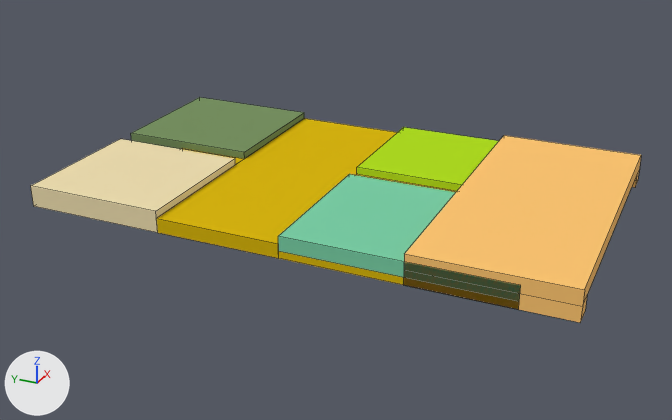
An edit to the Blender file models/v4/phone_v4.blend, drawn before and after from the same camera.
Both versions are drawn from a 50 mm lens placed at (-16.44, -8.29, 8.09), pointed at (-0.31, -1.04, 0.03). The lights are fixed; the arrows at lower left show +X, +Y and +Z. Mesh edges are drawn as thin lines. The same objects are shown in both versions, whatever each file hides.

The scene before the commit, as lines of its bpy script (objects in view):
```python
me_cube_003 = bpy.data.meshes.new('Cube.003')
me_cube_003.from_pydata(...)  # 29 vertices, 22 faces; spans x -3.2..3.2, y -4.3..4.3, z -0.15..0.15
me_cube_003.materials.append(mat_material_003)  # yellow #d9b611
me_cube_005 = bpy.data.meshes.new('Cube.005')
me_cube_005.from_pydata(...)  # a box spanning x -1.5..1.5, y -1.5..1.5, z -0.25..0.25
me_cube_005.materials.append(mat_material_005)  # green #789262
me_cube_006 = bpy.data.meshes.new('Cube.006')
me_cube_006.from_pydata(...)  # a box spanning x -1.0..1.0, y -1.0..1.0, z -1.0..1.0
me_cube_006.materials.append(mat_material_006)  # green #afdd22
me_cube_007 = bpy.data.meshes.new('Cube.007')
me_cube_007.from_pydata(...)  # a box spanning x -1.0..1.0, y -1.0..1.0, z -1.0..1.0
me_cube_007.materials.append(mat_material_007)  # green #7bcfa6
ob_gpu = bpy.data.objects.new('gpu', me_cube_005)
ob_gpu.location = (1.7, 2.9, 0.53)
ob_gpu.scale = (1.0, 1.0, 0.9)
ob_memory = bpy.data.objects.new('memory', me_cube_007)
ob_memory.location = (-1.6, -3.4, 0.6)
ob_memory.scale = (1.6, 2.2, 0.15)
ob_motherboard = bpy.data.objects.new('motherboard', me_cube_003)
ob_motherboard.location = (0.0, -1.3, 0.45)
ob_storage = bpy.data.objects.new('storage', me_cube_006)
ob_storage.location = (1.8, -3.4, 0.53)
ob_storage.scale = (1.4, 2.2, 0.225)
# also in view: 'cpu' at (-1.7, 2.9, 0.52); 'subboard' at (0.0, -5.1, 0.6)
```
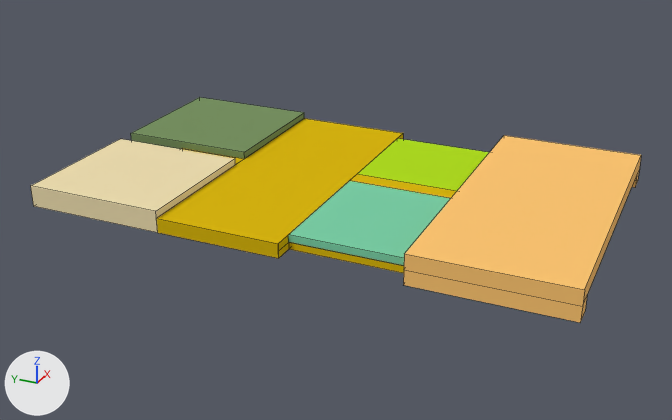
What differs and where, as boxes (x1, y1, x2, y2) in the pictures (672 x 420 px; the box of a moved part takes in the faces that stretch with it):
'motherboard', reshaped: before (156, 118, 519, 309); after (156, 118, 457, 273)
'memory', rescaled: before (278, 174, 521, 301); after (288, 181, 451, 266)
'storage', rescaled (8% narrower, 17% shorter): before (357, 127, 499, 191); after (358, 138, 489, 191)
part 1 of me_cube_003, moved or reshaped: before (278, 251, 519, 309); after (278, 235, 404, 273)

Edits to the bpy script that builds the scene:
```text
Change me_cube_003:
    used by ob_motherboard; location = (0.0, -1.3, 0.45)
    remove me_cube_003.from_pydata(...)  # 29 vertices, 22 faces; spans x -3.2..3.2, y -4.3..4.3, z -0.15..0.15
    add me_cube_003.from_pydata(...)  # 31 vertices, 23 faces; spans x -3.2..3.2, y -4.3..4.3, z -0.15..0.15
    me_cube_003 part 1
    2 vertices are removed from x -3.2, y -4.3, z -0.15..0.0
    5 faces are deleted
    4 vertices are added at (-2.8, 0.1, 0.0), (-2.8, -4.3, 0.0), (-2.8, -4.3, -0.15), (-2.8, 0.1, -0.15)
    6 new faces join them
Change me_cube_006:
    where me_cube_006.from_pydata(...)  # 8 vertices, 6 faces; spans x -1.0..1.0, y -1.0..1.0, z -1.0..1.0
    used by ob_storage; location = (1.8, -3.4, 0.53); scale = (1.4, 2.2, 0.225)
    me_cube_006 part 2: the whole mesh is scaled about its middle by (1.2, 2.2, 0.15), then moved by (-0.2, 0.0, -0.07)
Change me_cube_007:
    where me_cube_007.from_pydata(...)  # 8 vertices, 6 faces; spans x -1.0..1.0, y -1.0..1.0, z -1.0..1.0
    used by ob_memory; location = (-1.6, -3.4, 0.6); scale = (1.6, 2.2, 0.15)
    me_cube_007 part 3: the whole mesh is scaled about its middle by (1.4, 2.2, 0.075), then moved by (0.2, 0.0, -0.08)
Change ob_storage:
    ob_storage.scale: (1.4, 2.2, 0.225) -> (1.0, 1.0, 1.0)
Change ob_memory:
    ob_memory.scale: (1.6, 2.2, 0.15) -> (1.0, 1.0, 1.0)
```
